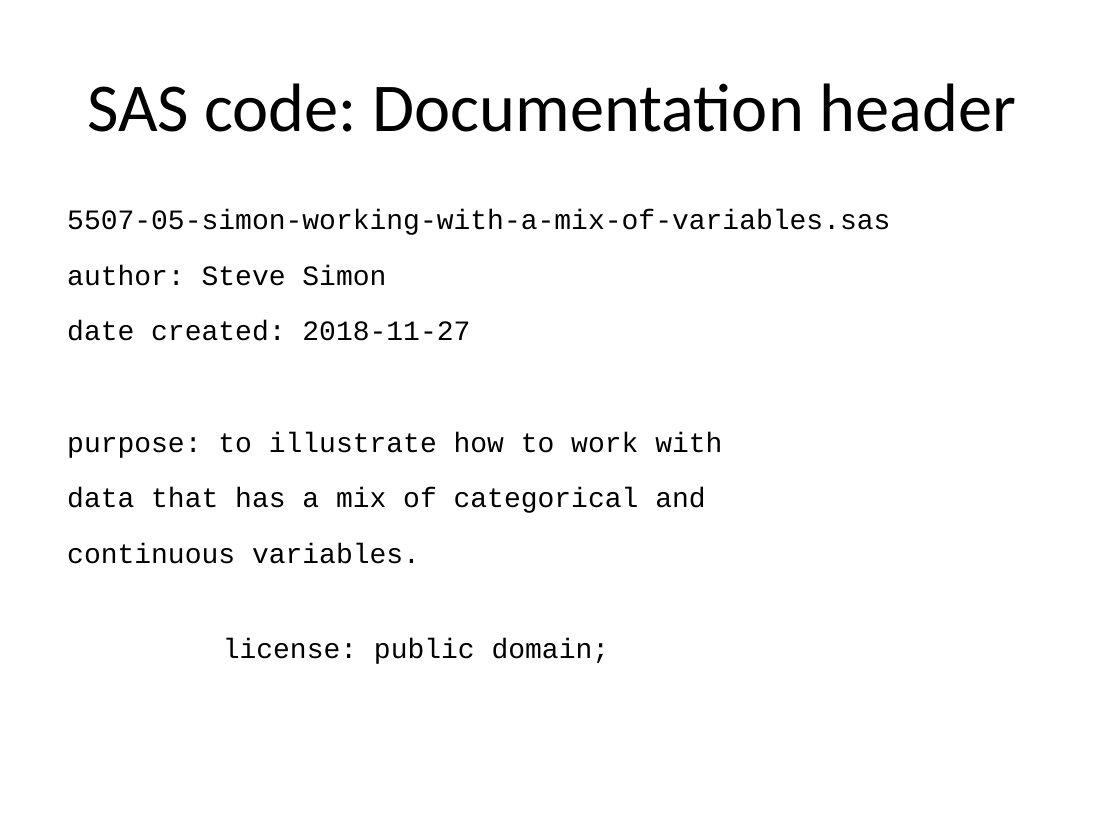
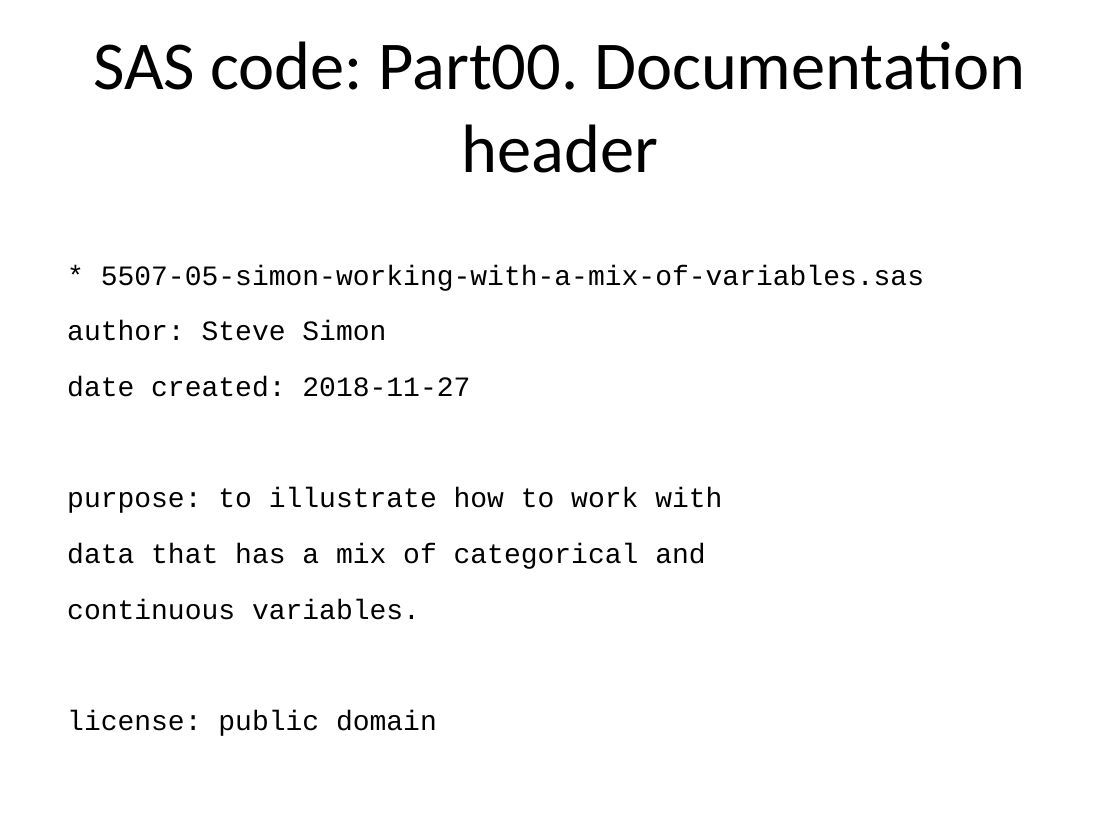
Before and after one commit to pmean/introduction-to-SAS, a slide deck: slide 3 of results/5507-05-simon-slides-and-speaker-notes.pptx. Drawn at 1120x840 pixels with LibreOffice and Linux fonts; fonts in the diff are those of the drawing. Boxes give left, top, right and bottom in pixels: in the first picture for what was removed or moved away, otherwise in the second. Text is boxed around its words. In the diff, an @@ line names an element or a change of style, - is before the commit and + after.

```diff
--- a/results/5507-05-simon-slides-and-speaker-notes.pptx
+++ b/results/5507-05-simon-slides-and-speaker-notes.pptx
@@ title at [93, 41, 1025, 173]: text changed @@
-SAS code: Documentation header
+SAS code: Part00. Documentation header
@@ text at [67, 265, 924, 736]: text changed @@
-5507-05-simon-working-with-a-mix-of-variables.sas
-author: Steve Simon
-date created: 2018-11-27
-purpose: to illustrate how to work with
-data that has a mix of categorical and
-continuous variables.
-license: public domain;
+* 5507-05-simon-working-with-a-mix-of-variables.sas
+author: Steve Simon
+date created: 2018-11-27
+purpose: to illustrate how to work with
+data that has a mix of categorical and
+continuous variables.
+license: public domain
```
Also in this commit, not shown: 22 other slides changed, 15 other files.
